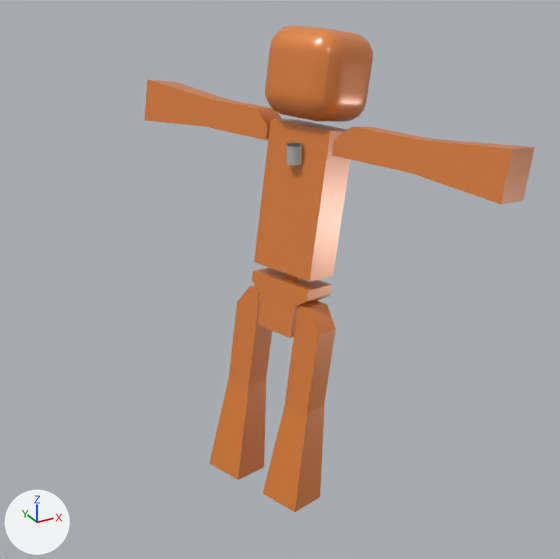
Before and after pictures for a commit that changed the Blender file BlendFiles/StickmanOrangeNewest.blend.
Camera for both pictures: a 50 mm camera at (-9.91, -17.25, 15.15) aimed at (-0.33, 0.16, 6.44). Every picture has the same lights, and +X, +Y and +Z are marked at lower left. The picture after the commit comes second.

The scene before the commit, as lines of its bpy script (objects in view):
```python
ob_cube = bpy.data.objects.new('Cube', me_cube_111)
ob_cube.location = (-0.46, -1.17, 1.57)
ob_cube.rotation_euler = (0.0155, 0.169, 0.362)  # degrees (0.9, 9.7, 21)
ob_cube.scale = (0.4, 0.4, 1.5)
ob_cube_011 = bpy.data.objects.new('Cube.011', me_cube_116)
ob_cube_011.location = (0.38, 0.2, 8.66)
ob_cube_011.rotation_euler = (0.0155, 0.169, 0.362)  # degrees (0.9, 9.7, 21)
ob_cube_011.scale = (0.532, 1.0, 2.0)
ob_cube_012 = bpy.data.objects.new('Cube.012', me_cube_118)
ob_cube_012.location = (-0.21, 2.44, 10.49)
ob_cube_012.rotation_euler = (1.586, 0.169, 0.362)  # degrees (91, 9.7, 21)
ob_cube_012.scale = (0.4, 0.4, 1.2)
ob_cube_013 = bpy.data.objects.new('Cube.013', me_cube_117)
ob_cube_013.location = (-1.03, 4.66, 10.53)
ob_cube_013.rotation_euler = (1.586, 0.169, 0.362)  # degrees (91, 9.7, 21)
ob_cube_013.scale = (0.4, 0.4, 1.2)
ob_cube_014 = bpy.data.objects.new('Cube.014', me_cube_120)
ob_cube_014.location = (1.43, -1.89, 10.42)
ob_cube_014.rotation_euler = (1.555, -0.169, -2.78)  # degrees (89, -9.7, -159)
ob_cube_014.scale = (0.4, 0.4, 1.2)
ob_cube_015 = bpy.data.objects.new('Cube.015', me_cube_119)
ob_cube_015.location = (2.25, -4.11, 10.39)
ob_cube_015.rotation_euler = (1.555, -0.169, -2.78)  # degrees (89, -9.7, -159)
ob_cube_015.scale = (0.4, 0.4, 1.2)
ob_cube_016 = bpy.data.objects.new('Cube.016', me_cube_115)
ob_cube_016.location = (-0.1, 0.07, 5.71)
ob_cube_016.rotation_euler = (0.0155, 0.169, 0.362)  # degrees (0.9, 9.7, 21)
ob_cube_016.scale = (0.532, 1.0, 0.75)
ob_cube_017 = bpy.data.objects.new('Cube.017', me_cube_114)
ob_cube_017.location = (0.0, -1.03, 4.45)
ob_cube_017.rotation_euler = (-0.0155, -0.169, -2.78)  # degrees (-0.9, -9.7, -159)
ob_cube_017.scale = (0.4, 0.4, 1.5)
ob_mball_001 = bpy.data.objects.new('Mball.001', me_mesh_011)
ob_mball_001.location = (0.92, 0.35, 11.92)
ob_mball_001.rotation_euler = (0.0155, 0.169, 0.362)  # degrees (0.9, 9.7, 21)
ob_mball_001.scale = (0.75, 0.75, 0.75)
# also in view: 'Cube.019' at (-1.38, 0.83, 1.55); 'Cube.018' at (-0.77, 1.01, 4.49)
```
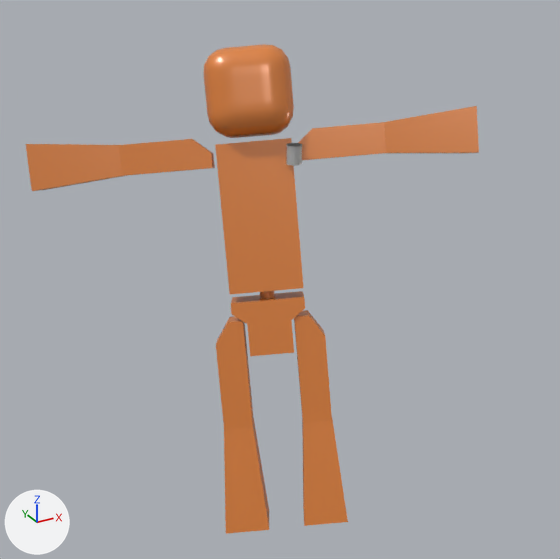
Boxes (x1, y1, x2, y2) around the edits, measured in the pictures (560 x 559 px):
'Cube.011', moved, turned: before (254, 119, 350, 282); after (215, 138, 304, 294)
'Mball.001', moved, turned: before (265, 25, 373, 122); after (204, 44, 294, 138)
'Cube.015', moved, turned: before (412, 139, 535, 204); after (384, 106, 479, 153)
'Cube', moved, turned: before (263, 405, 325, 512); after (302, 417, 348, 526)
'Cube.019', moved, turned: before (210, 378, 266, 480); after (224, 417, 269, 534)
'Cube.013', moved, turned: before (144, 79, 225, 126); after (26, 144, 128, 191)
'Cube.018', moved, turned: before (229, 285, 272, 387); after (216, 316, 253, 429)
'Cube.012', moved, turned: before (204, 98, 282, 140); after (119, 139, 215, 176)
'Cube.016', moved, turned: before (252, 267, 332, 338); after (231, 291, 305, 356)
'Cube.017', moved, turned: before (285, 301, 336, 415); after (294, 310, 332, 423)
'Cube.014', moved, turned: before (332, 127, 431, 173); after (298, 122, 386, 160)
'Cylinder.003', moved, turned (mostly hidden): before (285, 273, 299, 280); after (260, 291, 275, 299)

Patch to the scene script:
```diff
--- a/BlendFiles/StickmanOrangeNewest.blend.py
+++ b/BlendFiles/StickmanOrangeNewest.blend.py
@@ ob_cube_011 @@
 ob_cube_011 = bpy.data.objects.new('Cube.011', me_cube_116)
-ob_cube_011.location = (0.38, 0.2, 8.66)
-ob_cube_011.rotation_euler = (0.0155, 0.169, 0.362)  # degrees (0.9, 9.7, 21)
+ob_cube_011.location = (-0.68, 0.65, 8.21)
+ob_cube_011.rotation_euler = (-0.0821, 0.272, 1.08)  # degrees (-4.7, 16, 62)
 ob_cube_011.scale = (0.532, 1.0, 2.0)
@@ ob_mball_001 @@
 ob_mball_001 = bpy.data.objects.new('Mball.001', me_mesh_011)
-ob_mball_001.location = (0.92, 0.35, 11.92)
-ob_mball_001.rotation_euler = (0.0155, 0.169, 0.362)  # degrees (0.9, 9.7, 21)
+ob_mball_001.location = (-0.5, 1.55, 11.38)
+ob_mball_001.rotation_euler = (-0.0821, 0.272, 1.08)  # degrees (-4.7, 16, 62)
 ob_mball_001.scale = (0.75, 0.75, 0.75)
@@ ob_cube_012 @@
 ob_cube_012 = bpy.data.objects.new('Cube.012', me_cube_118)
-ob_cube_012.location = (-0.21, 2.44, 10.49)
-ob_cube_012.rotation_euler = (1.586, 0.169, 0.362)  # degrees (91, 9.7, 21)
+ob_cube_012.location = (-2.69, 2.13, 9.78)
+ob_cube_012.rotation_euler = (1.489, 0.272, 1.08)  # degrees (85, 16, 62)
 ob_cube_012.scale = (0.4, 0.4, 1.2)
@@ ob_cube_013 @@
 ob_cube_013 = bpy.data.objects.new('Cube.013', me_cube_117)
-ob_cube_013.location = (-1.03, 4.66, 10.53)
-ob_cube_013.rotation_euler = (1.586, 0.169, 0.362)  # degrees (91, 9.7, 21)
+ob_cube_013.location = (-4.79, 3.2, 9.59)
+ob_cube_013.rotation_euler = (1.489, 0.272, 1.08)  # degrees (85, 16, 62)
 ob_cube_013.scale = (0.4, 0.4, 1.2)
@@ ob_cube_014 @@
 ob_cube_014 = bpy.data.objects.new('Cube.014', me_cube_120)
-ob_cube_014.location = (1.43, -1.89, 10.42)
-ob_cube_014.rotation_euler = (1.555, -0.169, -2.78)  # degrees (89, -9.7, -159)
+ob_cube_014.location = (1.44, 0.05, 10.14)
+ob_cube_014.rotation_euler = (1.653, -0.272, -2.061)  # degrees (95, -16, -118)
 ob_cube_014.scale = (0.4, 0.4, 1.2)
@@ ob_cube_015 @@
 ob_cube_015 = bpy.data.objects.new('Cube.015', me_cube_119)
-ob_cube_015.location = (2.25, -4.11, 10.39)
-ob_cube_015.rotation_euler = (1.555, -0.169, -2.78)  # degrees (89, -9.7, -159)
+ob_cube_015.location = (3.54, -1.02, 10.34)
+ob_cube_015.rotation_euler = (1.653, -0.272, -2.061)  # degrees (95, -16, -118)
 ob_cube_015.scale = (0.4, 0.4, 1.2)
@@ ob_cube_016 @@
 ob_cube_016 = bpy.data.objects.new('Cube.016', me_cube_115)
-ob_cube_016.location = (-0.1, 0.07, 5.71)
-ob_cube_016.rotation_euler = (0.0155, 0.169, 0.362)  # degrees (0.9, 9.7, 21)
+ob_cube_016.location = (-0.84, -0.18, 5.33)
+ob_cube_016.rotation_euler = (-0.0821, 0.272, 1.08)  # degrees (-4.7, 16, 62)
 ob_cube_016.scale = (0.532, 1.0, 0.75)
@@ ob_cube_017 @@
 ob_cube_017 = bpy.data.objects.new('Cube.017', me_cube_114)
-ob_cube_017.location = (0.0, -1.03, 4.45)
-ob_cube_017.rotation_euler = (-0.0155, -0.169, -2.78)  # degrees (-0.9, -9.7, -159)
+ob_cube_017.location = (0.02, -1.08, 4.22)
+ob_cube_017.rotation_euler = (0.0821, -0.272, -2.061)  # degrees (4.7, -16, -118)
 ob_cube_017.scale = (0.4, 0.4, 1.5)
@@ ob_cube @@
 ob_cube = bpy.data.objects.new('Cube', me_cube_111)
-ob_cube.location = (-0.46, -1.17, 1.57)
-ob_cube.rotation_euler = (0.0155, 0.169, 0.362)  # degrees (0.9, 9.7, 21)
+ob_cube.location = (-0.12, -1.88, 1.41)
+ob_cube.rotation_euler = (-0.0821, 0.272, 1.08)  # degrees (-4.7, 16, 62)
 ob_cube.scale = (0.4, 0.4, 1.5)
@@ ob_cube_018 @@
 ob_cube_018 = bpy.data.objects.new('Cube.018', me_cube_112)
-ob_cube_018.location = (-0.77, 1.03, 4.49)
-ob_cube_018.rotation_euler = (0.0155, 0.169, 0.362)  # degrees (0.9, 9.7, 21)
+ob_cube_018.location = (-1.93, -0.09, 4.05)
+ob_cube_018.rotation_euler = (-0.0821, 0.272, 1.08)  # degrees (-4.7, 16, 62)
 ob_cube_018.scale = (0.4, 0.4, 1.5)
@@ ob_cube_019 @@
 ob_cube_019 = bpy.data.objects.new('Cube.019', me_cube_113)
-ob_cube_019.location = (-1.24, 0.9, 1.57)
-ob_cube_019.rotation_euler = (0.0155, 0.169, 0.362)  # degrees (0.9, 9.7, 21)
+ob_cube_019.location = (-2.09, -0.89, 1.21)
+ob_cube_019.rotation_euler = (-0.0821, 0.272, 1.08)  # degrees (-4.7, 16, 62)
 ob_cube_019.scale = (0.4, 0.4, 1.5)
```
